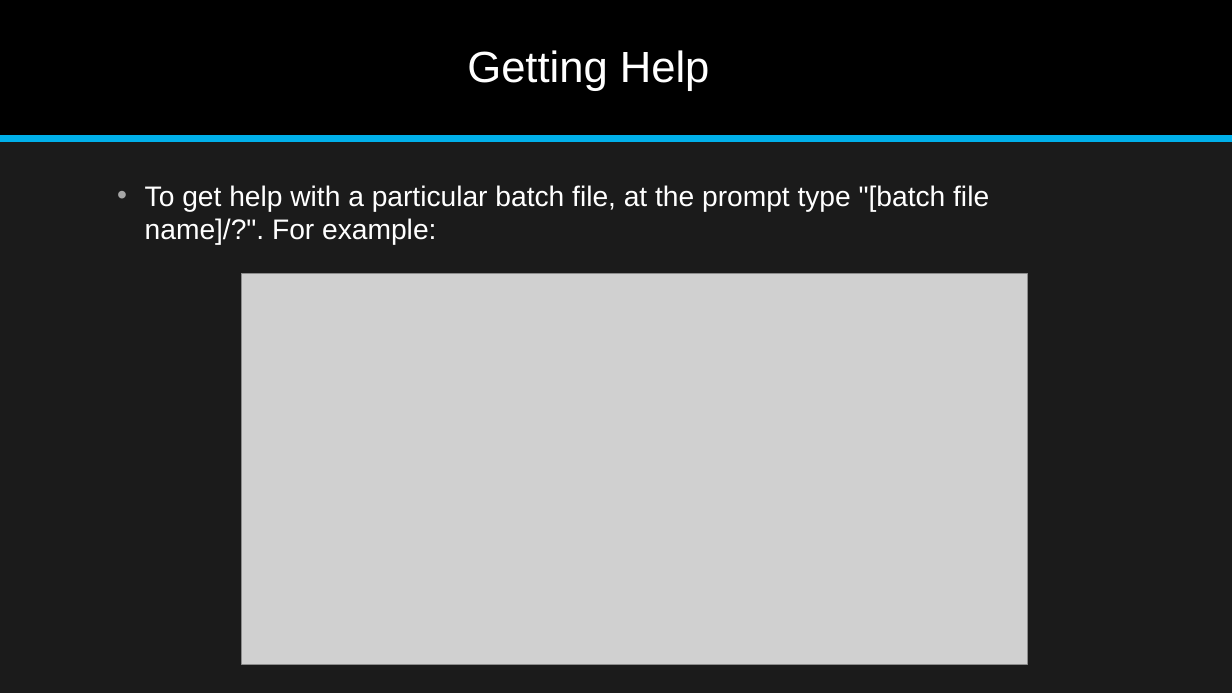
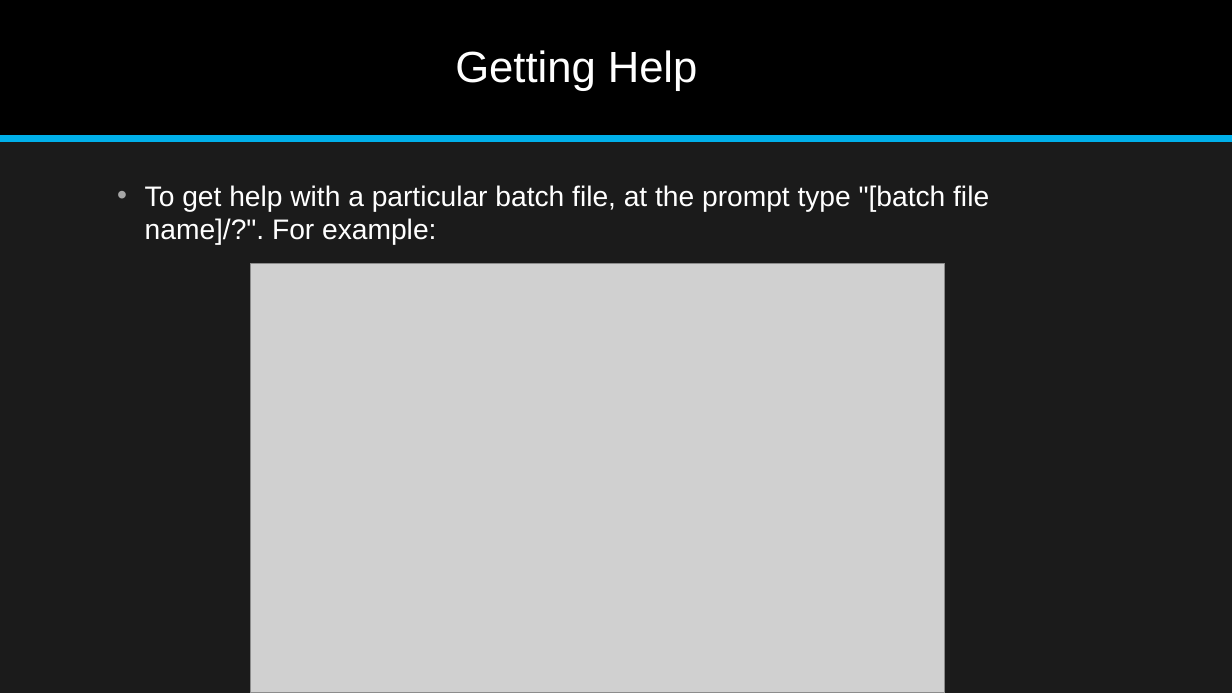
Before and after one commit to jonathan-r-jones/Composable-Batch-Files, a slide deck: slide 13 of Composable Batch File Helper.pptx. Drawn at 1232x693 pixels with LibreOffice and Linux fonts; fonts in the diff are those of the drawing; grey boxes stand for pictures. Boxes give left, top, right and bottom in pixels: in the first picture for what was removed or moved away, otherwise in the second. Text is boxed around its words. In the diff, an @@ line names an element or a change of style, - is before the commit and + after.

```diff
--- a/Composable Batch File Helper.pptx
+++ b/Composable Batch File Helper.pptx
@@ title "Getting Help": place and size @@
-title "Getting Help" at (467, 50, 710, 91)
+title "Getting Help" at (455, 50, 698, 91)
@@ picture: place and size @@
-picture at (241, 274, 1028, 665)
+picture at (250, 263, 945, 693)
```
Also in this commit, not shown: 1 other slide changed, 1 slide added, 1 slide removed, 5 other files.
